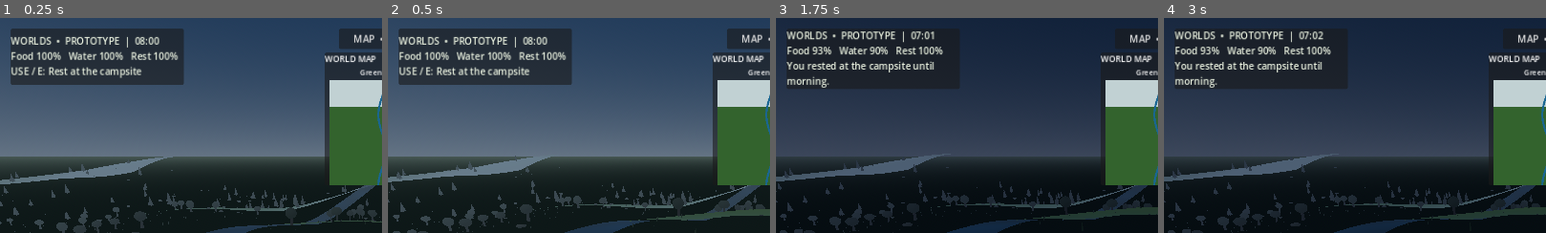
Above: before the commit, frames 1-4 (left to right).
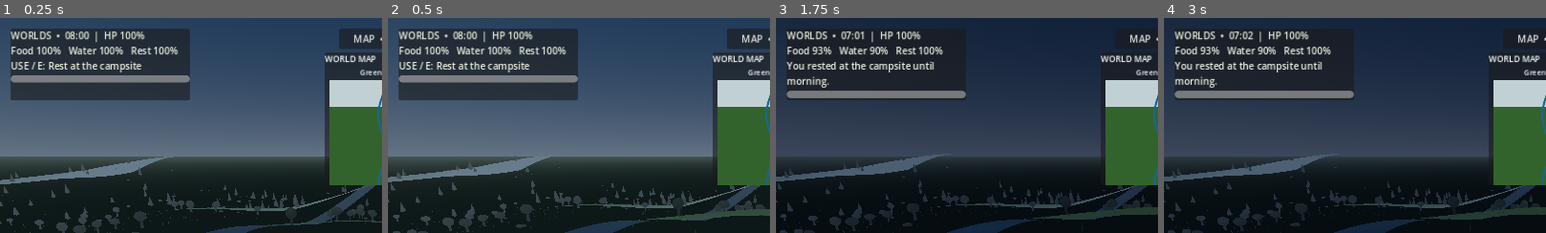
Above: after the commit, the same moments.

Repository: loayh523-lab/WORLDS
Game: Godot game, scene res://scenes/main.tscn
Two runs of this game, one before a commit and one after it. Both use one fixed random seed, a clock stepped at 60 frames per second and the inputs below.
Inputs (mouse positions are % of the whole screen's width and height, from its top left):
- Up to frame 1 (0.25 s): no input
- Up to frame 2 (0.5 s): no input
- Up to frame 3 (1.75 s): tap Enter at 0.5 s; move the mouse to (72, 45) at 0.52 s; hold D 0.53-1.25 s; tap E at 0.6 s; click (72, 45) at 0.67 s; tap Space at 0.77 s; click "CREATE WORLD" at 1.25 s
- Up to frame 4 (3 s): click "LEAVE SESSION" at 2 s; click "Auto" at 2.75 s
The pictures show only the part of the screen within x 0-50%, y 0-50%; the shares and areas given below are measured in that part.

The runs differ from the first frame. In frame 1, 9.7% of the frame differs, in the area x 2-50%, y 4-39%; in frame 2, 9.7%; in frame 3, 3.0%; in frame 4, 3.1%.

Commit message:
Add health and survival consequences with HUD and persistence

Diff:
--- a/scripts/main.gd
+++ b/scripts/main.gd
@@ -21,6 +21,7 @@
 var gait_time := 0.0
 var pressed_actions: Dictionary = {}
 var hud_label: Label
+var health_bar: ProgressBar
 var mobile_controls: Control
 var world_environment: Environment
 var sky_material: ProceduralSkyMaterial
@@ -37,6 +38,7 @@
 var total_rock_instances := 0
 var current_tree_density := 1.0
 var world_clock := 8.0
+var health := 100.0
 var hunger := 100.0
 var thirst := 100.0
 var rest := 100.0
@@ -694,15 +696,28 @@
 
     var panel := PanelContainer.new()
     panel.position = Vector2(18, 18)
-    panel.custom_minimum_size = Vector2(290, 94)
+    panel.custom_minimum_size = Vector2(300, 120)
     layer.add_child(panel)
+
+    var hud_column := VBoxContainer.new()
+    hud_column.add_theme_constant_override("separation", 3)
+    panel.add_child(hud_column)
 
     hud_label = Label.new()
     hud_label.text = "WORLDS  •  CONNECTING WORLD"
     hud_label.add_theme_color_override("font_color", Color(0.92, 0.95, 0.88))
     hud_label.add_theme_font_size_override("font_size", 16)
     hud_label.autowrap_mode = TextServer.AUTOWRAP_WORD_SMART
-    panel.add_child(hud_label)
+    hud_column.add_child(hud_label)
+
+    health_bar = ProgressBar.new()
+    health_bar.name = "HealthBar"
+    health_bar.min_value = 0.0
+    health_bar.max_value = 100.0
+    health_bar.value = health
+    health_bar.show_percentage = false
+    health_bar.custom_minimum_size.y = 12.0
+    hud_column.add_child(health_bar)
 
     mobile_controls = Control.new()
     mobile_controls.name = "TouchLabels"
@@ -1301,13 +1316,16 @@
         var time_text := "%02d:%02d" % [hours, minutes]
         var prompt := _get_interaction_prompt()
         var note := status_note if status_note_time > 0.0 else prompt
-        hud_label.text = "WORLDS  •  PROTOTYPE  |  %s\nFood %d%%   Water %d%%   Rest %d%%\n%s" % [
+        hud_label.text = "WORLDS  •  %s  |  HP %d%%\nFood %d%%   Water %d%%   Rest %d%%\n%s" % [
             time_text,
+            roundi(health),
             roundi(hunger),
             roundi(thirst),
             roundi(rest),
             note
         ]
+        if health_bar:
+            health_bar.value = health
 
 
 func _nearest_interaction_for(position: Vector3) -> Dictionary:
@@ -1398,14 +1416,17 @@
     match action:
         "drink":
             thirst = minf(100.0, thirst + 42.0)
+            health = minf(100.0, health + 3.0)
             _show_status_note("You drank water from the river.")
         "forage":
             hunger = minf(100.0, hunger + 34.0)
+            health = minf(100.0, health + 4.0)
             _show_status_note("You gathered wild berries.")
         "sleep":
             rest = 100.0
             hunger = maxf(0.0, hunger - 7.0)
             thirst = maxf(0.0, thirst - 10.0)
+            health = minf(100.0, health + 12.0)
             _show_status_note("You rested at the campsite.")
         _:
             _show_status_note("Nothing nearby to use.")
@@ -1497,9 +1518,24 @@
 
 func _update_survival(delta: float) -> void:
     # Needs decline slowly so exploration stays relaxed rather than punishing.
-    hunger = max(0.0, hunger - delta * 0.012)
-    thirst = max(0.0, thirst - delta * 0.022)
-    rest = max(0.0, rest - delta * 0.016)
+    hunger = maxf(0.0, hunger - delta * 0.012)
+    thirst = maxf(0.0, thirst - delta * 0.022)
+    rest = maxf(0.0, rest - delta * 0.016)
+
+    if hunger <= 0.0 or thirst <= 0.0:
+        health = maxf(0.0, health - delta * 0.18)
+    elif hunger >= 80.0 and thirst >= 80.0 and rest >= 45.0:
+        health = minf(100.0, health + delta * 0.08)
+
+    if health <= 0.0 and player:
+        player.global_position = camp_position + Vector3(0.0, 1.3, 0.0)
+        player.velocity = Vector3.ZERO
+        health = 65.0
+        hunger = maxf(hunger, 55.0)
+        thirst = maxf(thirst, 55.0)
+        rest = maxf(rest, 45.0)
+        _show_status_note("You recovered at the campsite. Take supplies before leaving.")
+        _save_game()
 
 func _get_interaction_prompt() -> String:
     match _nearest_interaction():
@@ -1535,7 +1571,8 @@
 
     match _nearest_interaction():
         "drink":
-            thirst = min(100.0, thirst + 42.0)
+            thirst = minf(100.0, thirst + 42.0)
+            health = minf(100.0, health + 3.0)
             _show_status_note("You drank fresh water.")
         "gather":
             var nearest_resource := _nearest_interaction_for(player.global_position)
@@ -1559,13 +1596,15 @@
                 var selected: Dictionary = berry_bushes[nearest_index]
                 selected["servings"] = int(selected["servings"]) - 1
                 berry_bushes[nearest_index] = selected
-                hunger = min(100.0, hunger + 34.0)
+                hunger = minf(100.0, hunger + 34.0)
+                health = minf(100.0, health + 4.0)
                 _show_status_note("You gathered and ate wild berries.")
         "sleep":
             world_clock = 7.0
             rest = 100.0
-            hunger = max(0.0, hunger - 7.0)
-            thirst = max(0.0, thirst - 10.0)
+            hunger = maxf(0.0, hunger - 7.0)
+            thirst = maxf(0.0, thirst - 10.0)
+            health = minf(100.0, health + 12.0)
             _show_status_note("You rested at the campsite until morning.")
         "memory":
             _awaken_world_memory()
@@ -2412,7 +2451,7 @@
 
 
 func _start_gameplay_smoke_test() -> void:
-    if resource_nodes.size() < 11 or build_panel == null:
+    if resource_nodes.size() < 11 or build_panel == null or minimap_panel == null or minimap_marker == null:
         push_error("GAMEPLAY_SMOKE_FAIL: resources or crafting interface missing")
         get_tree().quit(1)
         return
@@ -2562,6 +2601,7 @@
     var config := ConfigFile.new()
     config.set_value("world", "clock", world_clock)
     config.set_value("world", "memory_awakened", memory_awakened)
+    config.set_value("player", "health", health)
     config.set_value("player", "hunger", hunger)
     config.set_value("player", "thirst", thirst)
     config.set_value("player", "rest", rest)
@@ -2601,8 +2641,11 @@
         return
 
     world_clock = fposmod(float(config.get_value("world", "clock", world_clock)), 24.0)
+    health = clampf(float(config.get_value("player", "health", health)), 0.0, 100.0)
     hunger = clampf(float(config.get_value("player", "hunger", hunger)), 0.0, 100.0)
     thirst = clampf(float(config.get_value("player", "thirst", thirst)), 0.0, 100.0)
+    if health_bar:
+        health_bar.value = health
     rest = clampf(float(config.get_value("player", "rest", rest)), 0.0, 100.0)
     camera_sensitivity = clampf(float(config.get_value("controls", "camera_sensitivity", camera_sensitivity)), 0.003, 0.012)
     camera_distance = clampf(float(config.get_value("controls", "camera_distance", camera_distance)), 4.0, 12.0)
